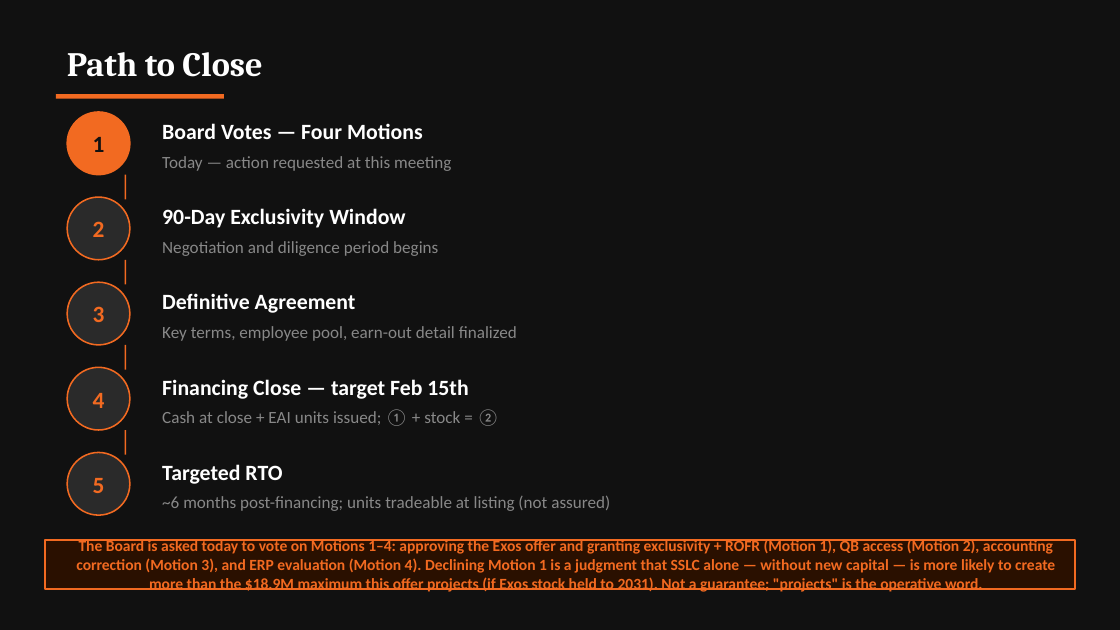
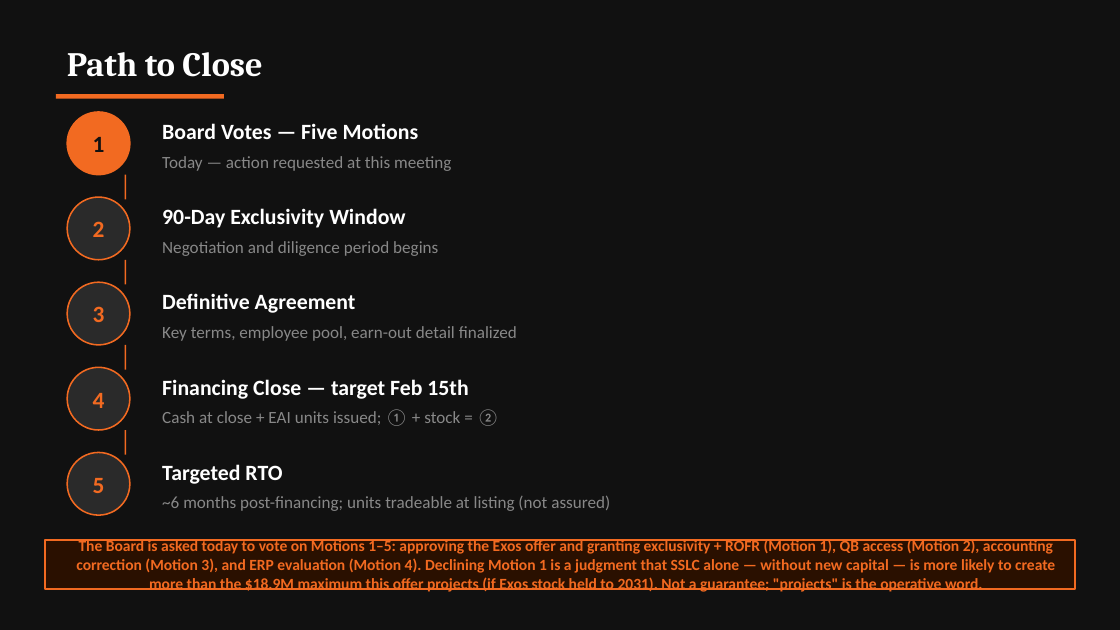
Before and after one commit to ExosAerospace/workspace, a slide deck: slide 15 of drafts/Exos_SSLC_Board_Offer_Overview_2026-10-10_r2.pptx (slide 13 before the commit). Drawn at 1120x630 pixels with LibreOffice and Linux fonts; fonts in the diff are those of the drawing; background and template pictures are left out. Boxes give left, top, right and bottom in pixels: in the first picture for what was removed or moved away, otherwise in the second. Text is boxed around its words. In the diff, an @@ line names an element or a change of style, - is before the commit and + after.

```diff
--- a/drafts/Exos_SSLC_Board_Offer_Overview_2026-10-10_r2.pptx
+++ b/drafts/Exos_SSLC_Board_Offer_Overview_2026-10-10_r2.pptx
@@ text at (162, 123, 419, 139): text changed @@
-Board Votes — Four Motions
+Board Votes — Five Motions
@@ text at (76, 538, 1055, 592): text changed @@
-The Board is asked today to vote on Motions 1–4: approving the Exos offer and granting exclusivity + ROFR (Motion 1), QB access (Motion 2), accounting correction (Motion 3), and ERP evaluation (Motion 4). Declining Motion 1 is a judgment that SSLC alone — without new capital — is more likely to create more than the $18.9M maximum this offer projects (if Exos stock held to 2031). Not a guarantee; "projects" is the operative word.
+The Board is asked today to vote on Motions 1–5: approving the Exos offer and granting exclusivity + ROFR (Motion 1), QB access (Motion 2), accounting correction (Motion 3), and ERP evaluation (Motion 4). Declining Motion 1 is a judgment that SSLC alone — without new capital — is more likely to create more than the $18.9M maximum this offer projects (if Exos stock held to 2031). Not a guarantee; "projects" is the operative word.
```
Also in this commit, not shown: 3 other slides changed, 2 slides added, 2 other files.
